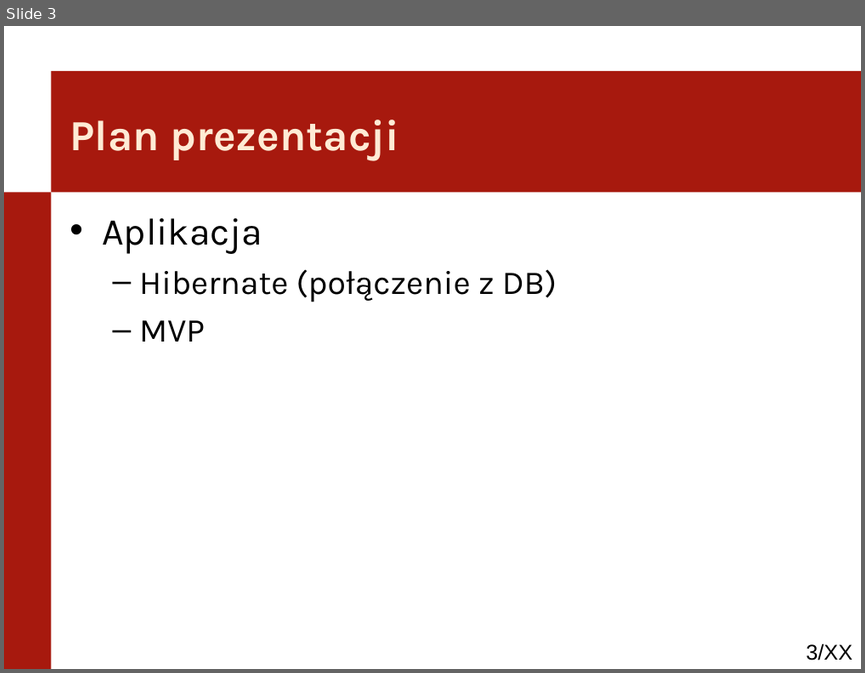
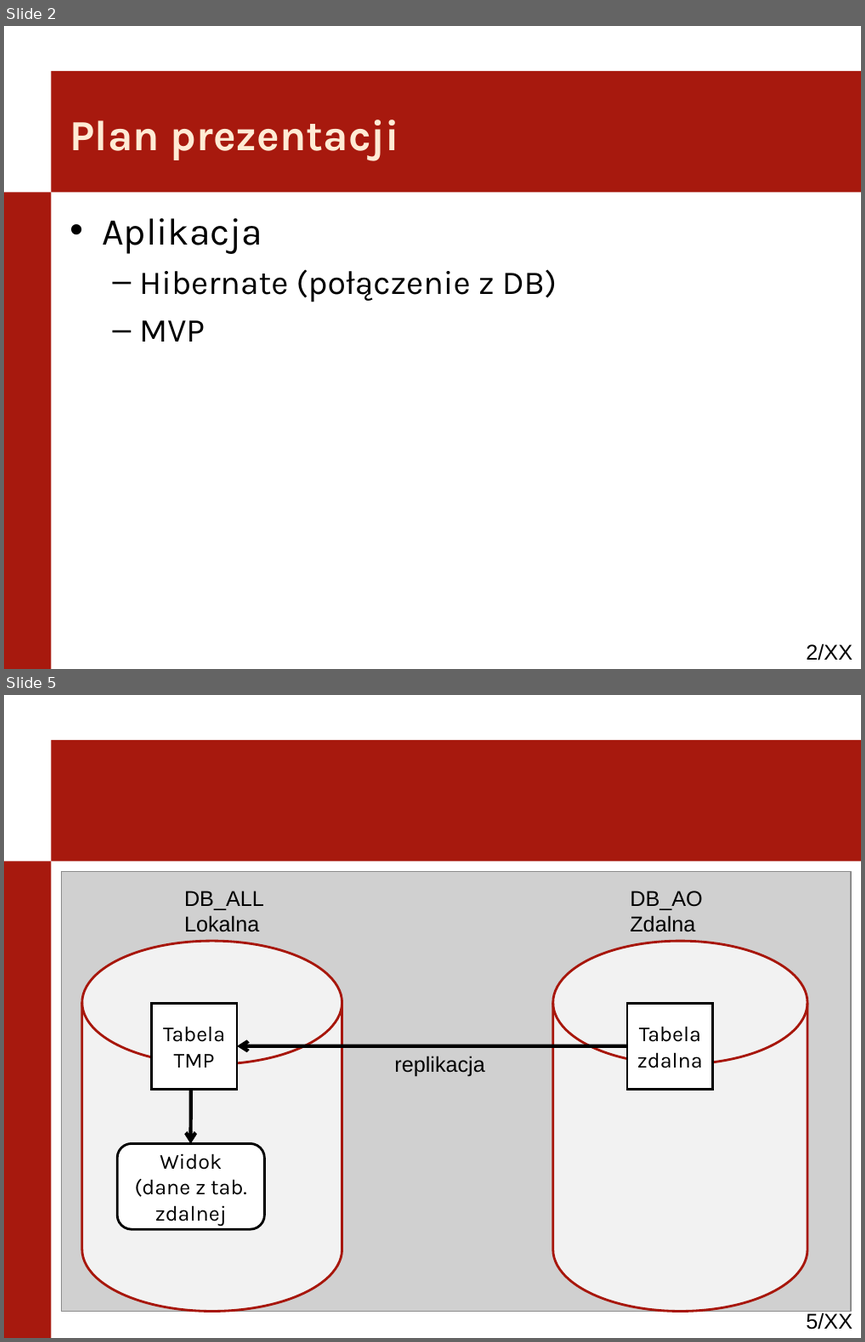
Before and after one commit to kaczanmo/projekt_bd_2013, a slide deck: prezentacja_4/prezentacja_4.ppt. Shown one above the other, each under a label of ours: slide 3 before the commit, slides 2 and 5 after it; the slides between them are not shown. The pictures are 865x673 and 865x1342 pixels, drawn with LibreOffice and Linux fonts; fonts in the diff are those of the drawing; grey boxes stand for pictures; background and template pictures are left out. Boxes give left, top, right and bottom in pixels: in the first picture for what was removed or moved away, otherwise in the second. Text is boxed around its words. In the diff, an @@ line names an element or a change of style, - is before the commit and + after.

```diff
--- a/prezentacja_4/prezentacja_4.ppt
+++ b/prezentacja_4/prezentacja_4.ppt
@@ slide 5 added at [4, 695, 861, 1338], background #FFFFFF; not listed: 3 template elements that a slide beside it also shows @@
@@ picture added at [62, 872, 851, 1311] @@
@@ text added at [184, 891, 264, 932], 18 pt, text #000000 @@
+DB_ALL
+Lokalna
@@ text added at [630, 891, 702, 932], 18 pt, text #000000 @@
+DB_AO
+Zdalna
@@ cylinder added at [82, 941, 341, 1311], fill #F2F2F2, outline #A7160B 2.01 pt @@
@@ cylinder added at [553, 941, 808, 1311], fill #F2F2F2, outline #A7160B 2.01 pt @@
@@ rectangle added at [151, 1004, 237, 1089], fill #FFFFFF, outline #000000 2.01 pt, 18 pt, text #000000 @@
+Tabela TMP
@@ rectangle added at [627, 1004, 713, 1089], fill #FFFFFF, outline #000000 2.01 pt, 18 pt, text #000000 @@
+Tabela zdalna
@@ arrow added from (627, 1045) to (237, 1046), #000000 3 pt @@
@@ text added at [394, 1055, 484, 1076], 18 pt, text #000000 @@
+replikacja
@@ arrow added from (191, 1089) to (191, 1144), #000000 3 pt @@
@@ rounded rectangle added at [117, 1143, 264, 1229], fill #FFFFFF, outline #000000 2.01 pt, 18 pt, text #000000 @@
+Widok
+(dane z tab. zdalnej
@@ what was slide 3 is now slide 2 @@
@@ page number at [806, 643, 852, 660]: text changed @@
-3/XX
+2/XX
```
Also in this commit, not shown: 1 slide changed, 1 other slide added, 1 slide removed, 1 other file.
